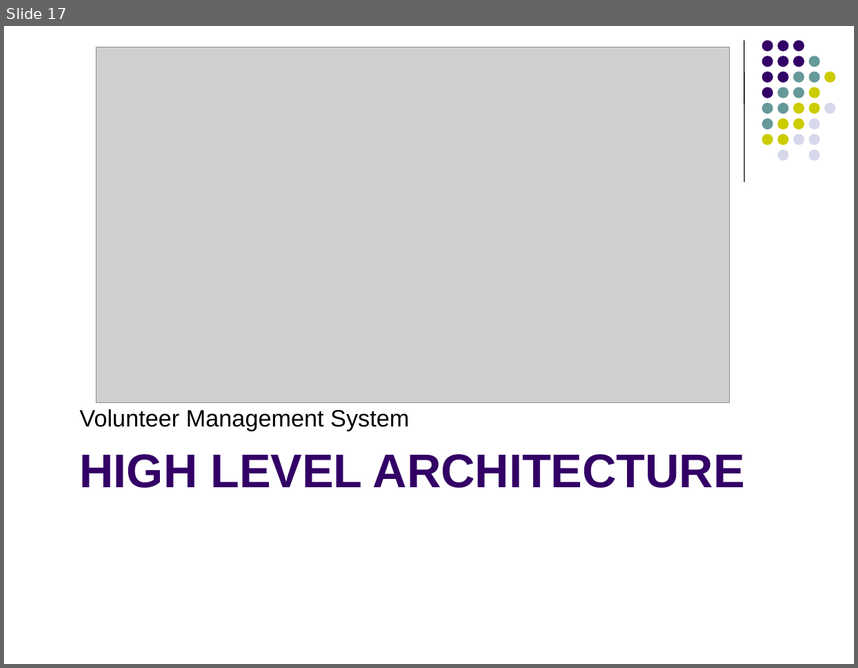
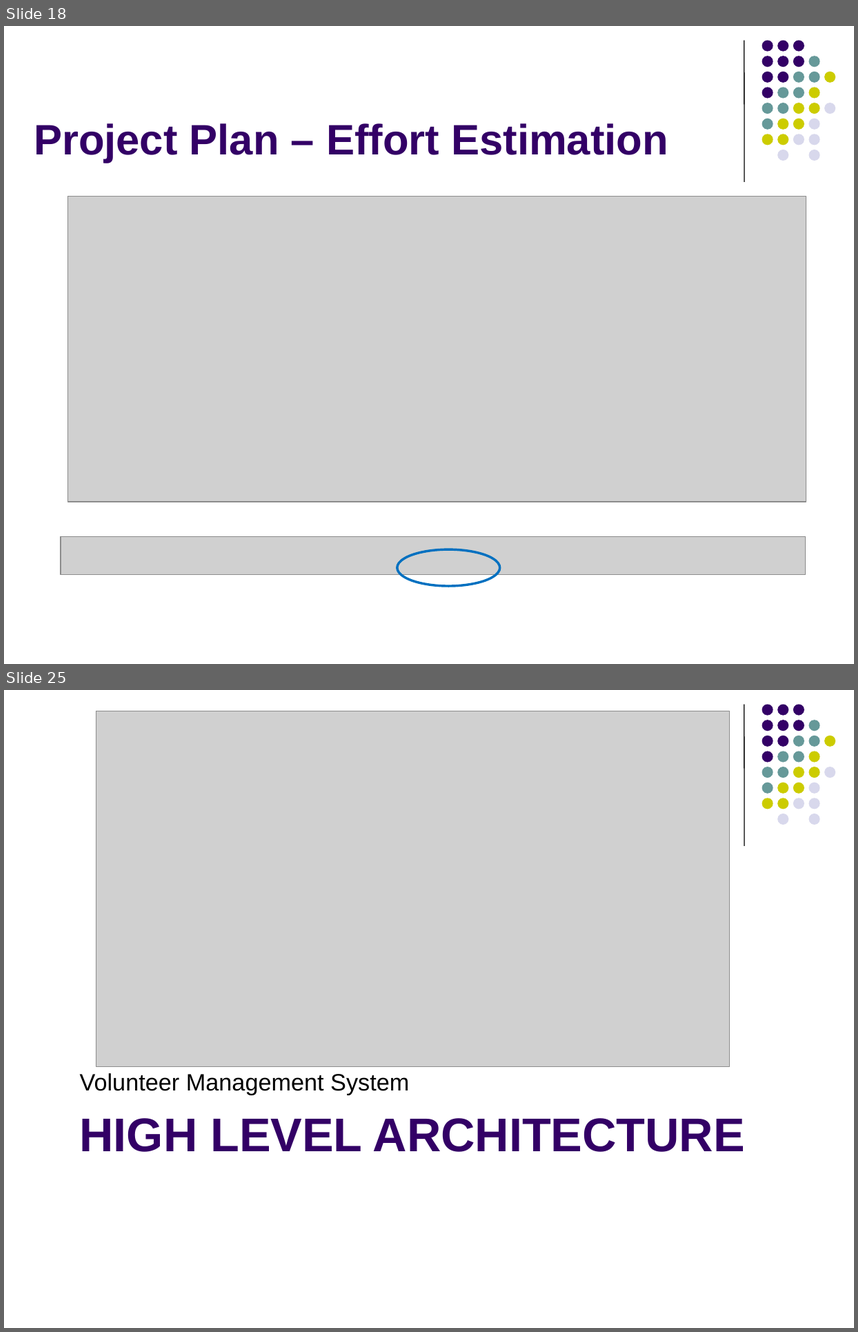
Before and after one commit to imireasa/mtech-se18-t08s, a slide deck: docs/W-9 Working Document/W-9.3 Presentation Slides/Phase1/vms_first_presentation_v0.1a.pptx. Shown one above the other, each under a label of ours: slide 17 before the commit, slides 18 and 25 after it; the slides between them are not shown. The pictures are 858x668 and 858x1332 pixels, drawn with LibreOffice and Linux fonts; fonts in the diff are those of the drawing; grey boxes stand for pictures. Boxes give left, top, right and bottom in pixels: in the first picture for what was removed or moved away, otherwise in the second. Text is boxed around its words. In the diff, an @@ line names an element or a change of style, - is before the commit and + after.

```diff
--- a/docs/W-9 Working Document/W-9.3 Presentation Slides/Phase1/vms_first_presentation_v0.1a.pptx
+++ b/docs/W-9 Working Document/W-9.3 Presentation Slides/Phase1/vms_first_presentation_v0.1a.pptx
@@ slide 18 added at (4,26,854,664), background #FFFFFF; not listed: 32 template elements that a slide beside it also shows @@
@@ title added at (34,123,668,163), 36 pt, text #330066, bold @@
+Project Plan – Effort Estimation
@@ picture added at (67,196,806,501) @@
@@ picture added at (61,536,806,575) @@
@@ ellipse added at (397,549,499,586), outline #0070C0 2 pt @@
@@ what was slide 17 is now slide 25 @@
```
Also in this commit, not shown: 8 slides changed, 11 other slides added, 4 slides removed.
